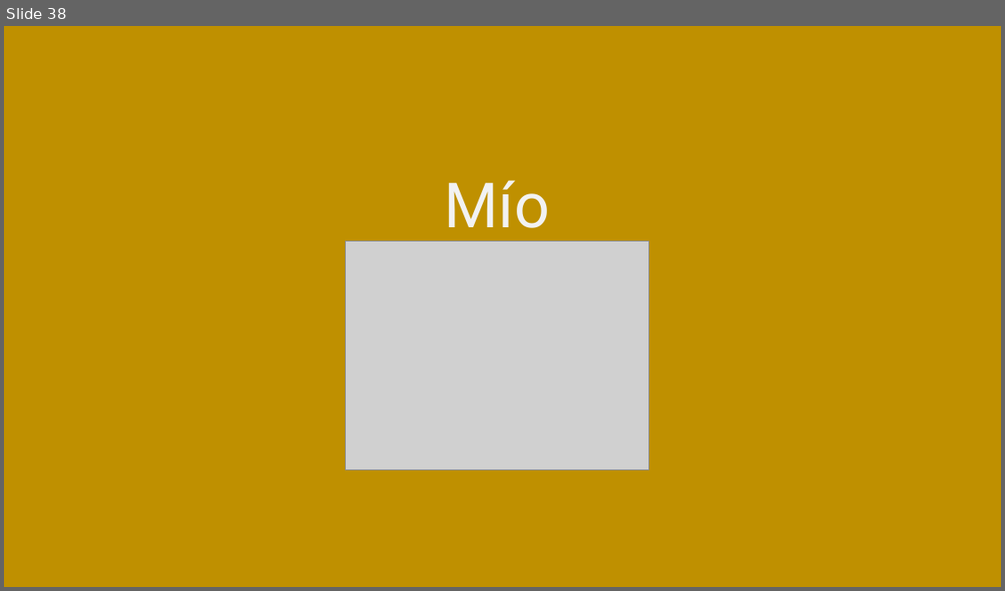
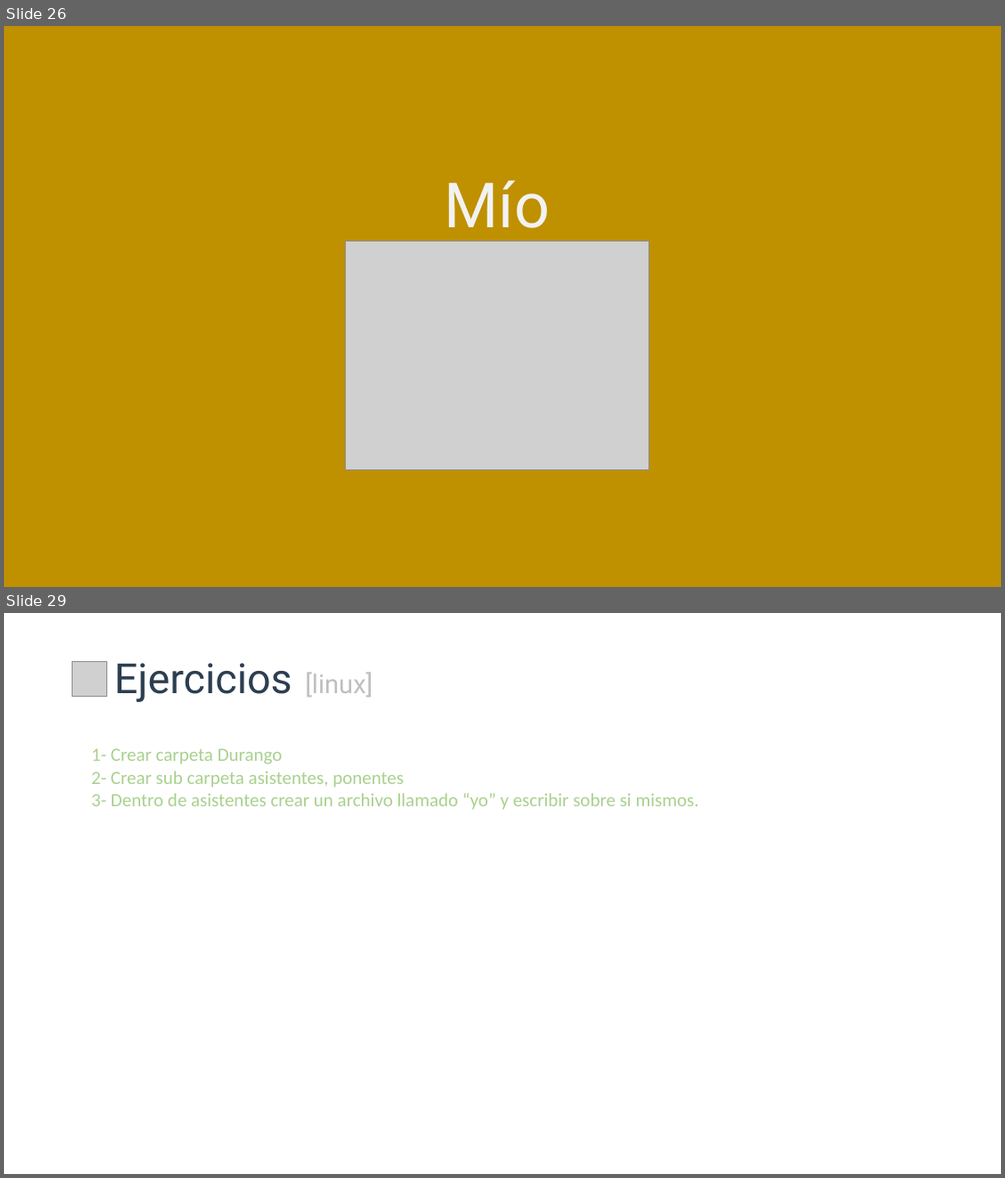
Before and after one commit to cimadev/PlaticasTalleres, a slide deck: 2017/dec_7_Git_GitHub_WorkShop/DGO.pptx. Shown one above the other, each under a label of ours: slide 38 before the commit, slides 26 and 29 after it; the slides between them are not shown. The pictures are 1005x591 and 1005x1178 pixels, drawn with LibreOffice and Linux fonts; fonts in the diff are those of the drawing; grey boxes stand for pictures. Boxes give left, top, right and bottom in pixels: in the first picture for what was removed or moved away, otherwise in the second. Text is boxed around its words. In the diff, an @@ line names an element or a change of style, - is before the commit and + after.

Commit message:
Almost finished linux activity

```diff
--- a/2017/dec_7_Git_GitHub_WorkShop/DGO.pptx
+++ b/2017/dec_7_Git_GitHub_WorkShop/DGO.pptx
@@ slide 29 added at <box>4,613,1001,1174</box>, background #FFFFFF @@
@@ text added at <box>58,661,414,702</box>, 40 pt, text #FFFFFF @@
+Comandos básicos
@@ picture added at <box>72,662,107,697</box> @@
@@ text added at <box>114,663,372,702</box>, 40 pt, text #2C3E50 @@
+Ejercicios [linux]
@@ text added at <box>91,748,699,810</box>, 18 pt, text #A9D18E @@
+1- Crear carpeta Durango
+2- Crear sub carpeta asistentes, ponentes
+3- Dentro de asistentes crear un archivo llamado “yo” y escribir sobre si mismos.
@@ what was slide 38 is now slide 26 @@
```
Also in this commit, not shown: 6 slides changed, 2 other slides added.
